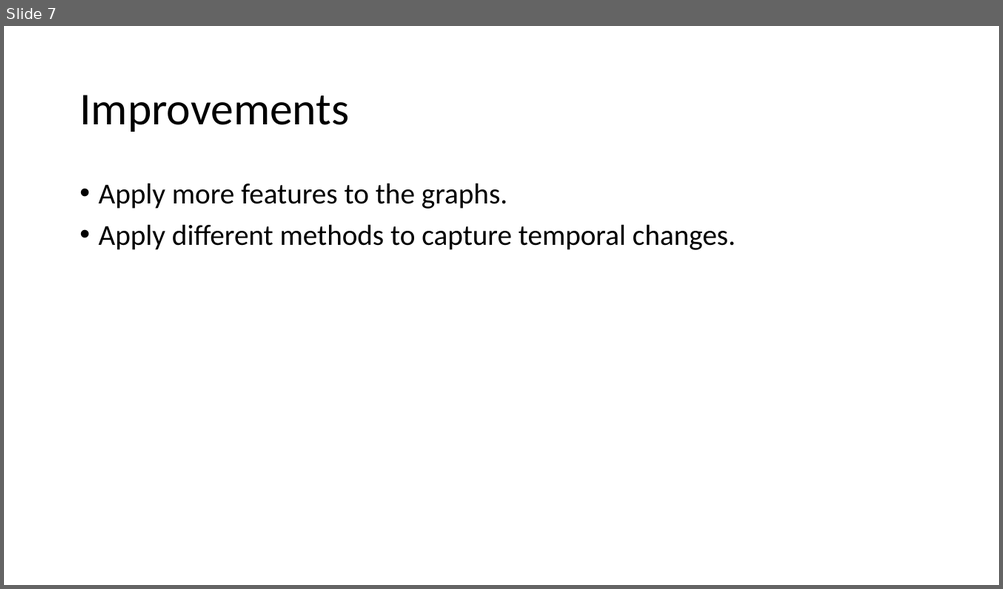
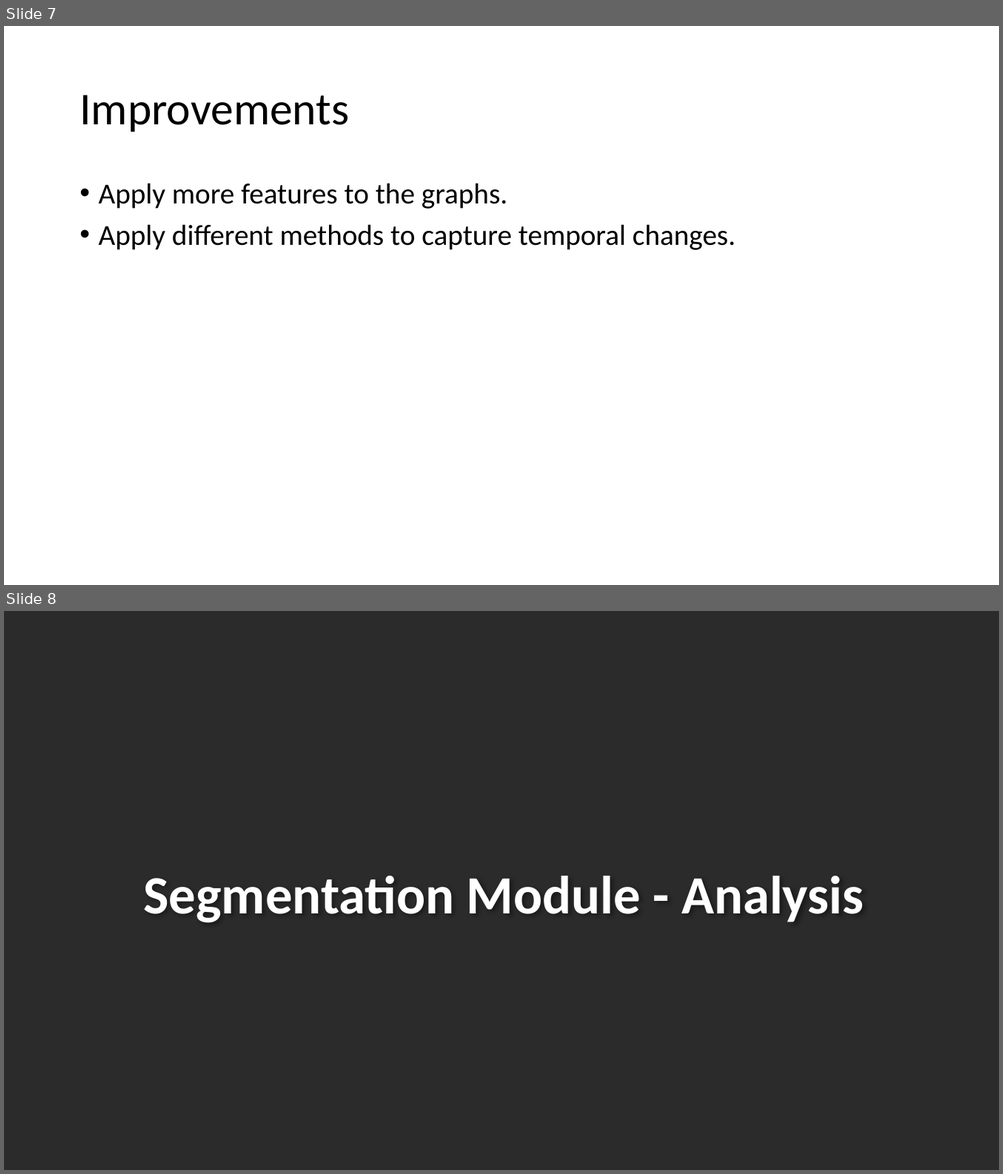
Before and after one commit to Ziolo1999/GNNsFootballEventSpotting, a slide deck: Notes/Code_Description.pptx. Shown one above the other, each under a label of ours: slide 7 before the commit, slides 7 and 8 after it. The pictures are 1003x589 and 1003x1174 pixels, drawn with LibreOffice and Linux fonts; fonts in the diff are those of the drawing; background and template pictures are left out; a plain dark background stands for a picture behind light text. Boxes give left, top, right and bottom in pixels: in the first picture for what was removed or moved away, otherwise in the second. Text is boxed around its words. In the diff, an @@ line names an element or a change of style, - is before the commit and + after.

Commit message:
Update segmentation analysis

```diff
--- a/Notes/Code_Description.pptx
+++ b/Notes/Code_Description.pptx
@@ slide 8 added at [4,611,999,1170], background picture (left out) @@
@@ title added at [143,876,864,923], 52 pt, text #FFFFFF, bold @@
+Segmentation Module - Analysis
```
Also in this commit, not shown: 12 other slides added, 17 other files.
